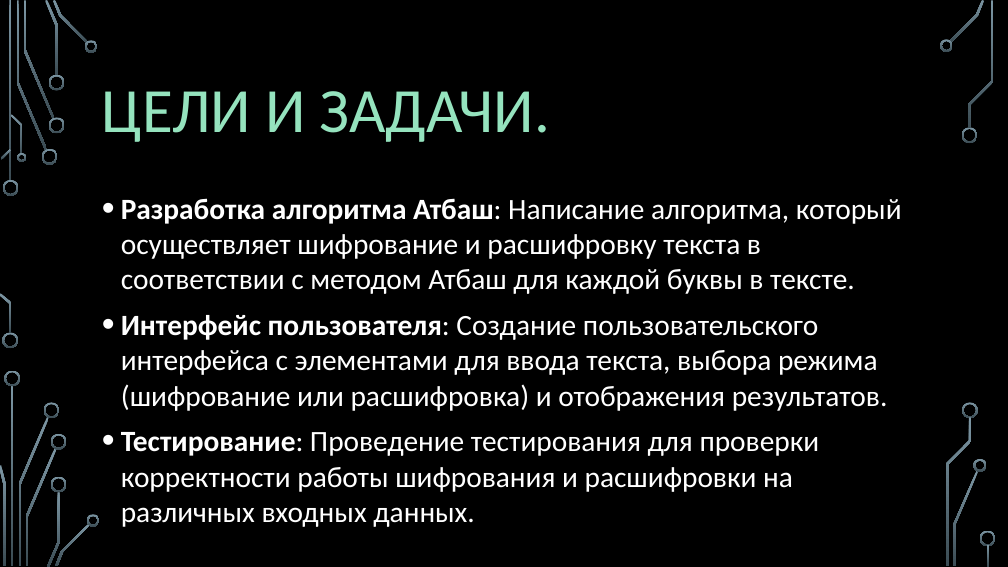
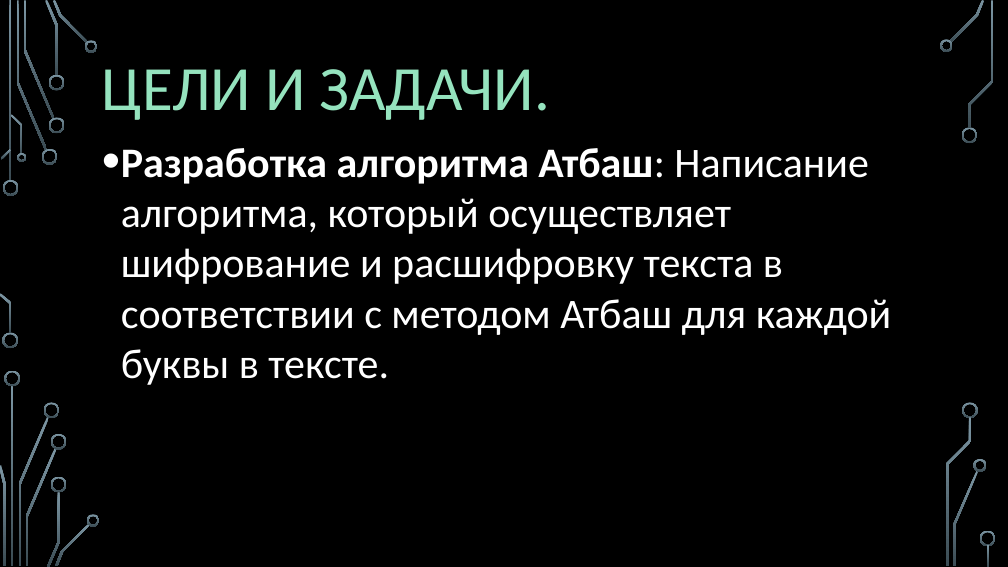
Before and after one commit to astrahanin/project-SOH, a slide deck: slide 2 of ПРИЛОЖЕНИЕ ДЛЯ ШИФРОВАНИЯ И РАСШИФРОВАНИЯ ШТФРОМ Атбаш.pptx. Drawn at 1008x567 pixels with LibreOffice and Linux fonts; fonts in the diff are those of the drawing; background and template pictures are left out. Boxes give left, top, right and bottom in pixels: in the first picture for what was removed or moved away, otherwise in the second. Text is boxed around its words. In the diff, an @@ line names an element or a change of style, - is before the commit and + after.

```diff
--- a/ПРИЛОЖЕНИЕ ДЛЯ ШИФРОВАНИЯ И РАСШИФРОВАНИЯ ШТФРОМ Атбаш.pptx
+++ b/ПРИЛОЖЕНИЕ ДЛЯ ШИФРОВАНИЯ И РАСШИФРОВАНИЯ ШТФРОМ Атбаш.pptx
@@ title "ЦЕЛИ И ЗАДАЧИ.": place and size @@
-title "ЦЕЛИ И ЗАДАЧИ." at [102,91,550,142]
+title "ЦЕЛИ И ЗАДАЧИ." at [102,69,550,120]
@@ text "Разработка алгоритма Атбаш: Написание алгоритма, ...": place and size @@
-text "Разработка алгоритма Атбаш: Написание алгоритма, ..." at [121,198,902,527]
+text "Разработка алгоритма Атбаш: Написание алгоритма, ..." at [121,148,892,385]
@@ text "Разработка алгоритма Атбаш: Написание алгоритма, ..." at [121,148,892,385]: size 28 to 40 pt @@
@@ text at [121,315,888,527]: paragraphs removed @@
-• Интерфейс пользователя: Создание пользовательского интерфейса с элементами для ввода текста, выбора режима (шифрование или расшифровка) и отображения результатов.
-• Тестирование: Проведение тестирования для проверки корректности работы шифрования и расшифровки на различных входных данных.
```
Also in this commit, not shown: 4 other slides changed, 7 slides added.
